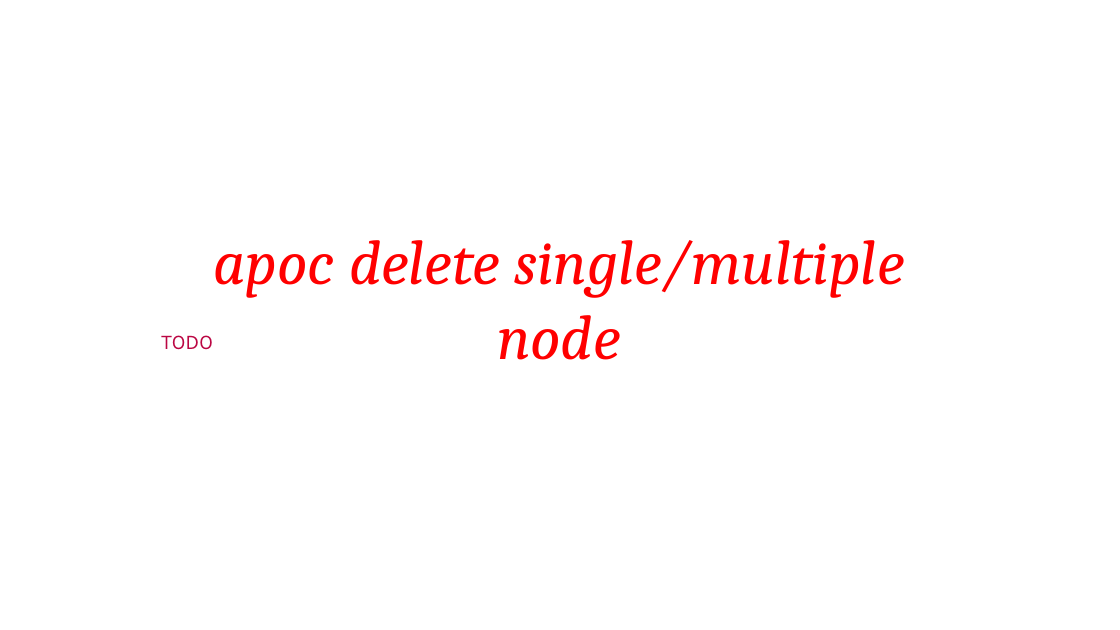
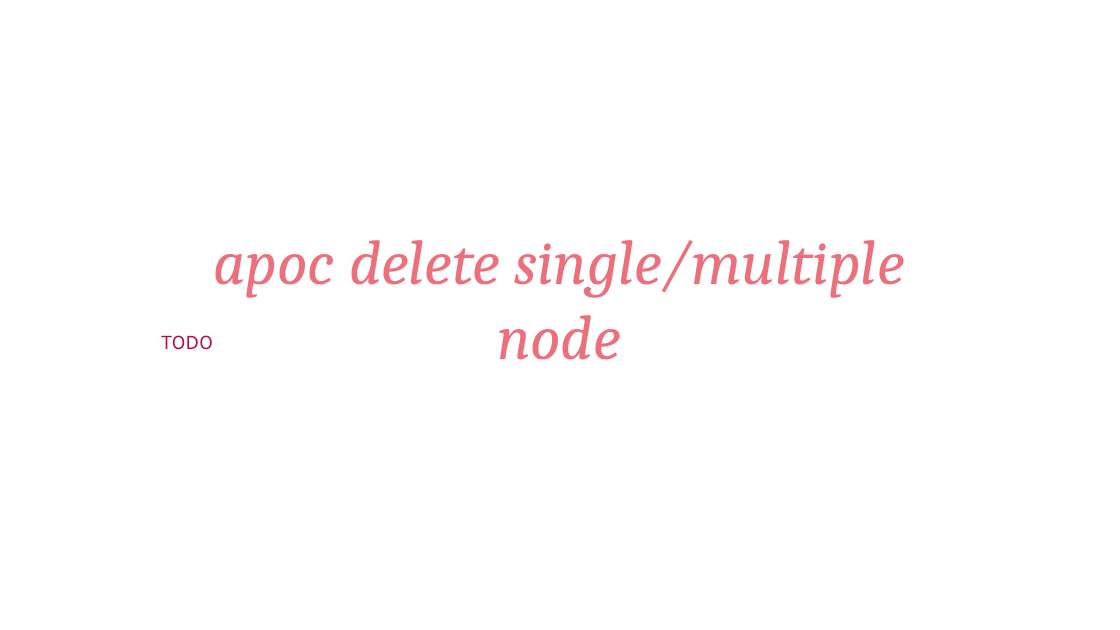
Before and after one commit to Saleel-Bagde/PPT-s, a slide deck: slide 45 of Neo4j.pptx. Drawn at 1120x630 pixels with LibreOffice and Linux fonts; fonts in the diff are those of the drawing. Boxes give left, top, right and bottom in pixels: in the first picture for what was removed or moved away, otherwise in the second. Text is boxed around its words. In the diff, an @@ line names an element or a change of style, - is before the commit and + after.

```diff
--- a/Neo4j.pptx
+++ b/Neo4j.pptx
@@ text "apoc delete single/multiple node" at box(213, 240, 904, 360): text colour #FF0000 to #ED6F7B @@
```
Also in this commit, not shown: 4 other slides changed.
